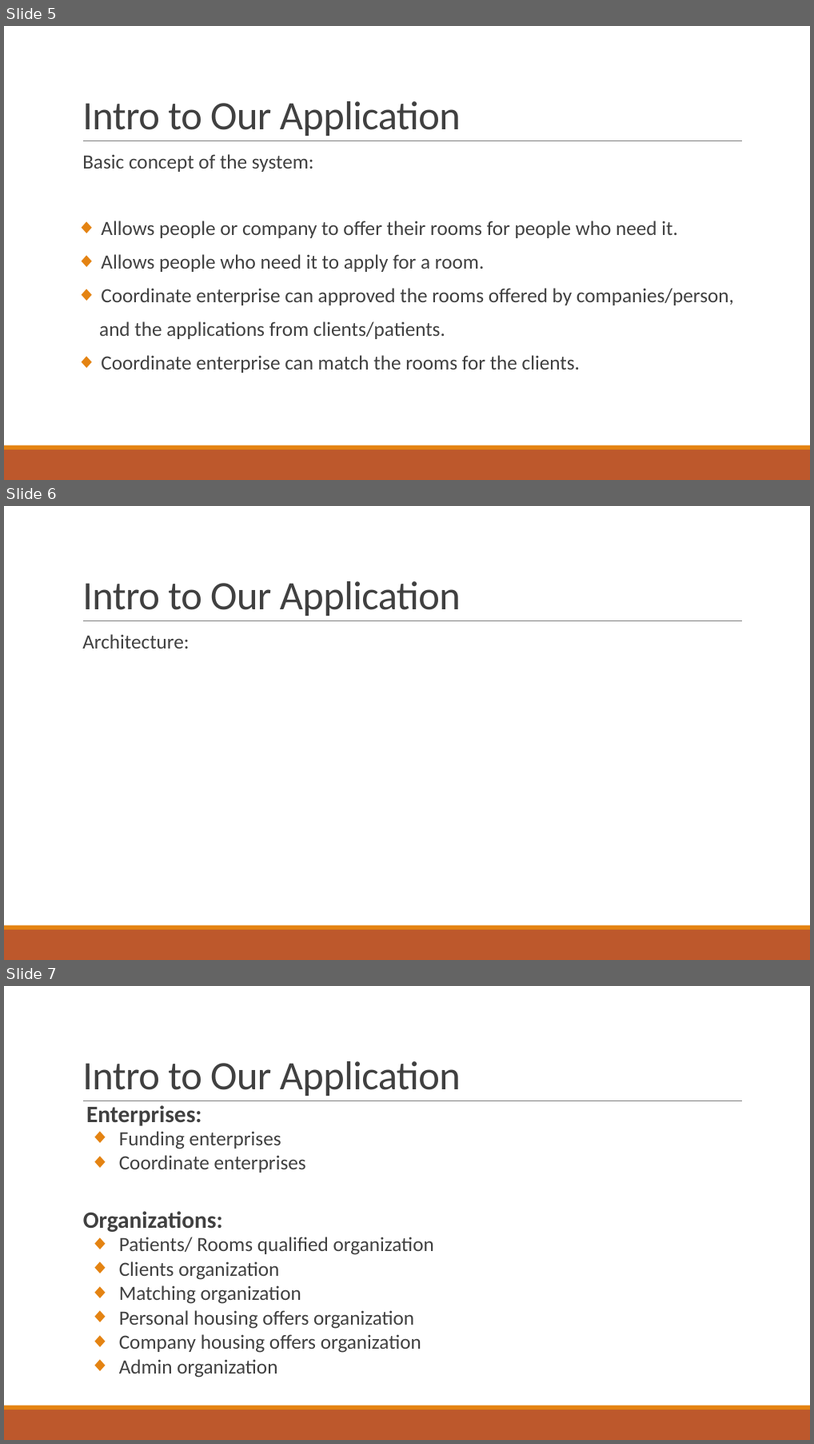
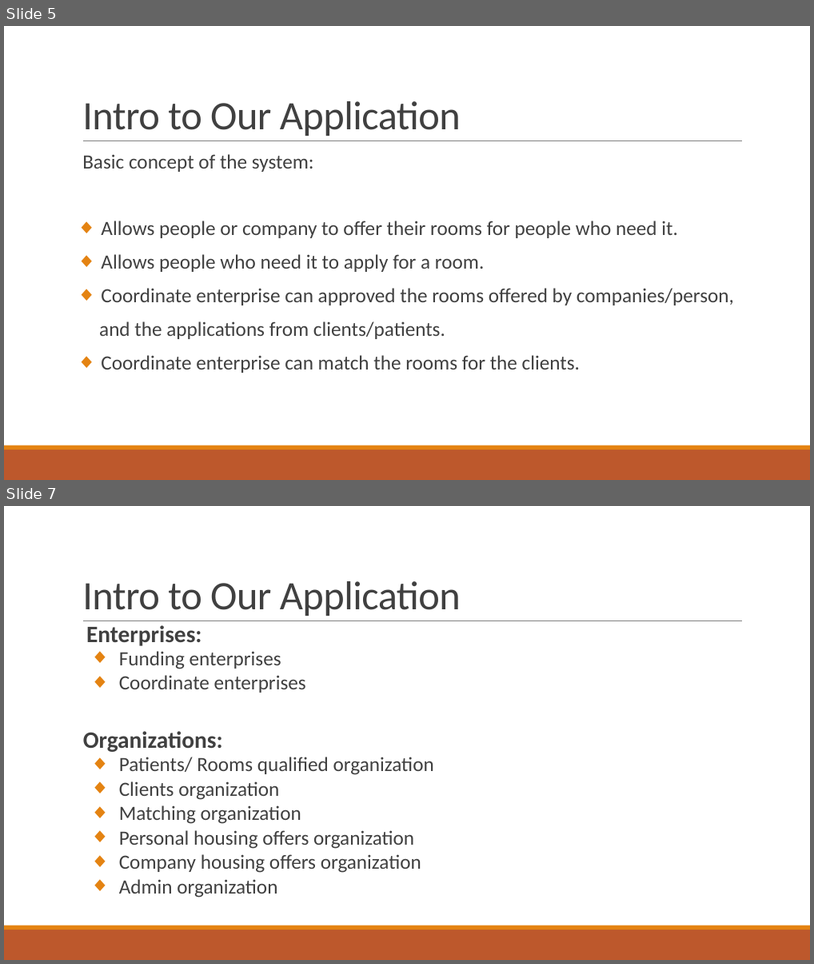
Before and after one commit to louis33217/Project, a slide deck: Final project/INFO 5100 Final Project.pptx. Shown one above the other, each under a label of ours: slides 5, 6 and 7 before the commit, slides 5 and 7 after it; the slides between them are not shown. The pictures are 814x1444 and 814x964 pixels, drawn with LibreOffice and Linux fonts; fonts in the diff are those of the drawing; background and template pictures are left out. Boxes give left, top, right and bottom in pixels: in the first picture for what was removed or moved away, otherwise in the second. Text is boxed around its words. In the diff, an @@ line names an element or a change of style, - is before the commit and + after.

Commit message:
2019/12/06 11:53 Architecture png update

```diff
--- a/Final project/INFO 5100 Final Project.pptx
+++ b/Final project/INFO 5100 Final Project.pptx
@@ slide 6 removed at (4,506,810,960), background picture (left out); not listed: 3 template elements that a slide beside it also shows @@
@@ title removed at (82,581,461,616) @@
-Intro to Our Application
@@ text removed at (82,634,189,648) @@
-  Architecture:
```
Also in this commit, not shown: 1 slide added, 1 other file.
